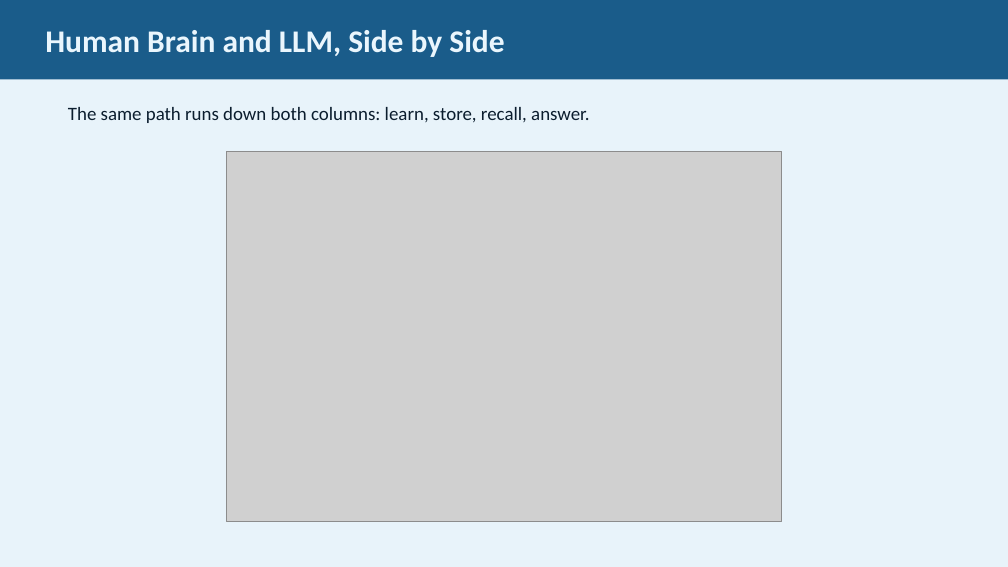
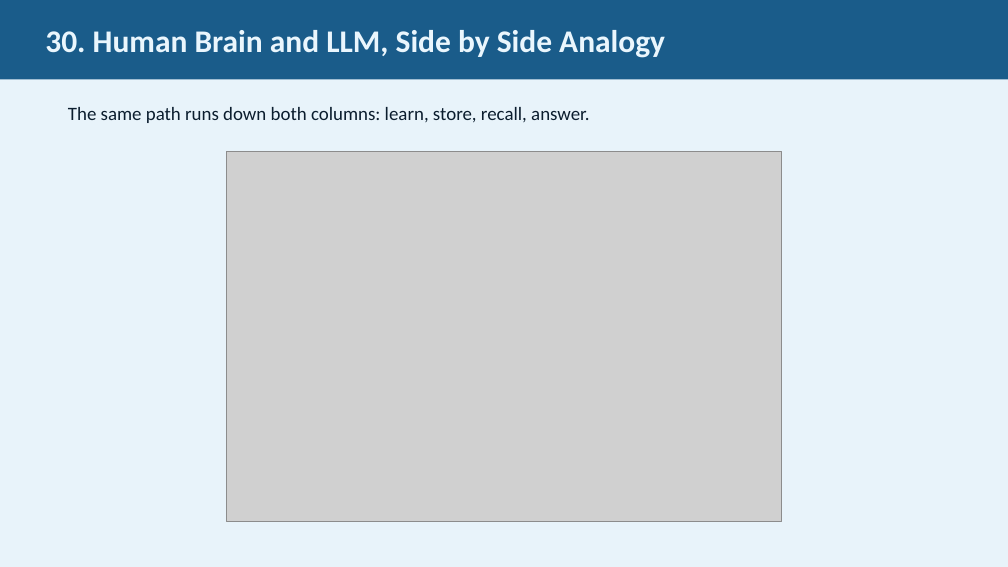
Before and after one commit to JimFawcett/NewSite, a slide deck: slide 30 of AI Presentation 2026/AI_Presentation.pptx (slide 29 before the commit). Drawn at 1008x567 pixels with LibreOffice and Linux fonts; fonts in the diff are those of the drawing; grey boxes stand for pictures. Boxes give left, top, right and bottom in pixels: in the first picture for what was removed or moved away, otherwise in the second. Text is boxed around its words. In the diff, an @@ line names an element or a change of style, - is before the commit and + after.

```diff
--- a/AI Presentation 2026/AI_Presentation.pptx
+++ b/AI Presentation 2026/AI_Presentation.pptx
@@ text in rectangle at box(45, 30, 665, 58): text changed @@
-Human Brain and LLM, Side by Side
+30. Human Brain and LLM, Side by Side Analogy
```
Also in this commit, not shown: 28 other slides changed, 2 slides added, 15 other files.
